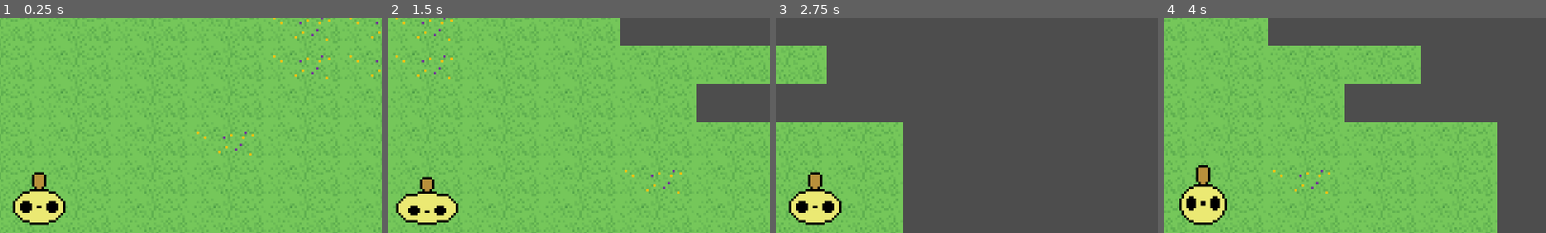
Above: before the commit, frames 1-4 (left to right).
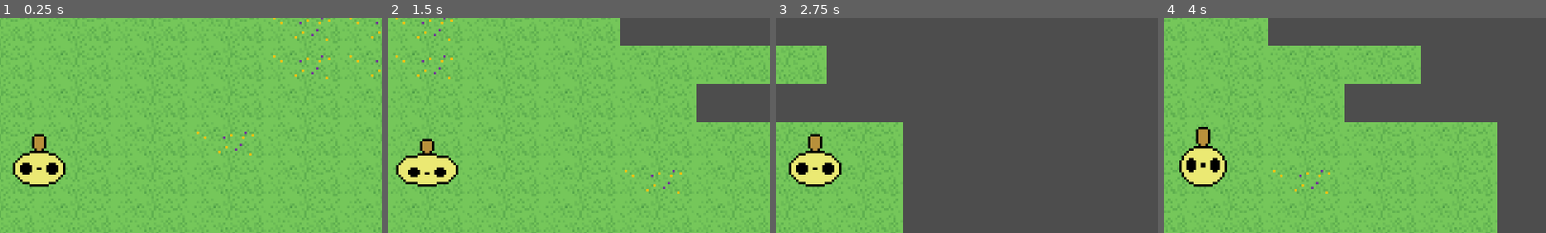
Above: after the commit, the same moments.

Repository: LeftTenant/CreamBun
Game: Godot game, scene res://world/world.tscn
Two runs of this game, one before a commit and one after it. Both use one fixed random seed, a clock stepped at 60 frames per second and the inputs below.
Inputs (mouse positions are % of the whole screen's width and height, from its top left):
- Up to frame 1 (0.25 s): no input
- Up to frame 2 (1.5 s): tap Enter at 0.5 s; move the mouse to (72, 45) at 0.52 s; hold D (move_right) 0.53-1.25 s; hold E (notebook_equip) 0.53-1.25 s; click (72, 45) at 0.67 s; drag from (30, 55) to (45, 70) at 1.27 s
- Up to frame 3 (2.75 s): move the mouse to (60, 28) at 2.02 s; hold D (move_right) from 2.03 s (still down); hold Page Down (notebook_page_prev) from 2.03 s (still down)
- Up to frame 4 (4 s): release D (move_right) at 2.75 s; release Page Down (notebook_page_prev) at 2.75 s; drag from (45, 70) to (20, 35) at 2.77 s; move the mouse to (80, 65) at 3.52 s; hold A (move_left) from 3.53 s (still down); hold T (notebook_throw) from 3.53 s (still down)
The pictures show only the part of the screen within x 45-95%, y 8-58%; the shares and areas given below are measured in that part.

The runs differ from the first frame. In frame 1, 4.0% of the frame differs, in the area x 3-18%, y 53-97%; in frame 2, 4.4%, in the area x 2-19%, y 56-97%; in frame 3, 4.0%; in frame 4, 4.1%.

Commit message:
World-collision slice 3: player ground anchor and collider fix
Replaces the player's CircleShape2D(radius=16) with a RectangleShape2D
(20x10) centred on the origin, and offsets the AnimatedSprite2D by
(0,-16) so the 32x32 frame sits above the feet-anchored origin per design
§10. Sets explicit collision_layer=player/collision_mask=world per §11's
layer table.

E2E verification found the placeholder sprite art's transparent padding
leaves ~5px of visible gap between the feet and the ground anchor even
with correct offset math; kept offset=-16 matching the design doc and
deferred the gap to real art replacement rather than fudging the number.

Diff:
--- a/player/player.tscn
+++ b/player/player.tscn
@@ -6,8 +6,8 @@
 [ext_resource type="Texture2D" uid="uid://doctkl43v5sr2" path="res://resources/sprites/player/walk forward creambun.png" id="4_g6k8r"]
 [ext_resource type="Texture2D" uid="uid://dmbywmxicv5oj" path="res://resources/sprites/player/walk side creambun.png" id="5_boad6"]
 
-[sub_resource type="CircleShape2D" id="CircleShape2D_1"]
-radius = 16.0
+[sub_resource type="RectangleShape2D" id="RectangleShape2D_1"]
+size = Vector2(20, 10)
 
 [sub_resource type="AtlasTexture" id="AtlasTexture_g1dw6"]
 atlas = ExtResource("2_rkbax")
@@ -250,14 +250,17 @@
 }]
 
 [node name="Player" type="CharacterBody2D" unique_id=403433154]
+collision_layer = 2
+collision_mask = 1
 script = ExtResource("1_player")
 
 [node name="CollisionShape2D" type="CollisionShape2D" parent="." unique_id=105470762]
-shape = SubResource("CircleShape2D_1")
+shape = SubResource("RectangleShape2D_1")
 
 [node name="Camera2D" type="Camera2D" parent="." unique_id=74936866]
 
 [node name="AnimatedSprite2D" type="AnimatedSprite2D" parent="." unique_id=1693060602]
+offset = Vector2(0, -16)
 sprite_frames = SubResource("SpriteFrames_boad6")
 animation = &"idle"
 autoplay = "idle"
--- a/tests/integration/player/test_player_scene.gd
+++ b/tests/integration/player/test_player_scene.gd
@@ -4,15 +4,27 @@
 ##
 ## This file mirrors the source location: player/ → tests/integration/player/.
 ##
-## Slice 4 concern: the Camera2D in player.tscn must NOT have
+## Slice 4 (pixel-art-purist) concern: the Camera2D in player.tscn must NOT have
 ## position_smoothing_enabled=true. The Slice 4 design relies on Godot's
 ## engine default of false (smoothing off). If any editor action or merge ever
 ## sets it explicitly to true in the .tscn, this test will catch the regression
 ## before the e2e shimmer check is needed.
 ##
+## Slice 3 concern: the player's ground anchor and collider. Node origin must
+## be the FEET (ground contact point), not the body centre — this is what
+## makes depth sorting (Node2D.y_sort_enabled keys off global_position.y) and
+## Solids collision line up correctly in later slices. Concretely: a RectangleShape2D
+## collider sized to the ground footprint, centred on the origin (unlike a
+## WorldProp, whose origin is its footprint's front edge — see design.md §8.1
+## vs §10); the AnimatedSprite2D offset upward so the 32x32 frame sits above
+## that origin; and collision_layer/mask restricted to "player" / "world" per
+## the named layers in project.godot's [layer_names] (design.md §11).
+##
 ## Design reference:
 ##   docs/refactors/pixel-art-purist-size-and-theme.md §7 Step 5
 ##   docs/features/pixel-art-purist/slice-4-pixel-perfect-stretch-snap-test-plan.md
+##   docs/features/world-collision/design.md §10 (player collider), §11 (layers)
+##   docs/features/world-collision/slice-3-player-collider-test-plan.md
 ##
 ## Requires GUT: https://github.com/bitwes/Gut
 ##
@@ -31,6 +43,57 @@
 # no autoloads need to be live.
 # https://docs.godotengine.org/en/stable/classes/class_packedscene.html
 const PLAYER_SCENE_PATH: String = "res://player/player.tscn"
+
+# Expected ground-footprint collider (design.md §10): a little under one tile
+# wide (32px) and one tile deep (16px), in the world's 2:1 foreshortening
+# ratio — sub-tile on purpose so the player can slip through a one-tile gap.
+const EXPECTED_COLLIDER_SIZE: Vector2 = Vector2(20.0, 10.0)
+
+# The AnimatedSprite2D's 32x32 frame must be offset upward so it sits above
+# the origin instead of straddling it (design.md §10 — "origin at the FEET").
+# -16 is half the sprite's 32x32 frame height, not a tile-depth measurement:
+# AnimatedSprite2D.centered defaults to true, so the frame is drawn straddling
+# its offset point; shifting by half the frame height moves the frame's top
+# to where the origin used to sit, leaving the origin (now the feet) at the
+# frame's bottom edge instead. It's a coincidence that -16 also equals the
+# world's 16px tile depth (design.md §10) — changing the tile depth would NOT
+# change this value, since it is derived from frame size, not tile geometry.
+const EXPECTED_SPRITE_OFFSET: Vector2 = Vector2(0.0, -16.0)
+
+# Physics layer bit values, per project.godot's [layer_names] section:
+#   2d_physics/layer_1="world"   -> bit 0 -> value 1
+#   2d_physics/layer_2="player"  -> bit 1 -> value 2
+# The player collides AS "player" and collides WITH "world" only
+# (design.md §11's collision layer/mask table).
+const WORLD_LAYER_BIT: int = 1
+const PLAYER_LAYER_BIT: int = 2
+
+# Instantiated fresh in before_each() so every test gets an isolated player
+# node, matching GUT's per-test isolation convention.
+var _player: CharacterBody2D = null
+
+
+func before_each() -> void:
+	# Load the scene as a PackedScene resource, then instantiate and add to
+	# the test's scene tree so _ready() runs. add_child_autofree ensures the
+	# node is freed after each test, preventing a node-leak warning in GUT.
+	# https://docs.godotengine.org/en/stable/classes/class_packedscene.html
+	# https://docs.godotengine.org/en/stable/classes/class_node.html#class-node-method-add-child
+	var packed: PackedScene = load(PLAYER_SCENE_PATH)
+	assert_not_null(packed, "player/player.tscn should load as a PackedScene")
+	if packed == null:
+		return
+
+	_player = packed.instantiate() as CharacterBody2D
+	assert_not_null(_player, "player.tscn's root must be a CharacterBody2D")
+	if _player == null:
+		return
+
+	add_child_autofree(_player)
+
+
+func after_each() -> void:
+	_player = null
 
 
 # ---------------------------------------------------------------------------
@@ -52,23 +115,12 @@
 	# If this test ever fails, the fix is a single scene property set:
 	#   Camera2D.position_smoothing_enabled = false (explicit, documented)
 	# That one-liner is not in scope for Slice 4 unless this test regresses.
-
-	# Load the scene as a PackedScene resource (does not add to tree).
-	var packed: PackedScene = load(PLAYER_SCENE_PATH)
-	assert_not_null(packed, "player/player.tscn should load as a PackedScene")
-	if packed == null:
-		return
-
-	# Instantiate and add to a temporary parent so _ready() can run safely.
-	# add_child_autofree ensures the node is freed when the test ends, preventing
-	# a node-leak warning in GUT.
-	# https://docs.godotengine.org/en/stable/classes/class_node.html#class-node-method-add-child
-	var player: Node = packed.instantiate()
-	add_child_autofree(player)
+	if _player == null:
+		return
 
 	# Locate the Camera2D child by name. The plan confirms it is a direct child
 	# of the Player root node named "Camera2D".
-	var camera: Camera2D = player.get_node_or_null("Camera2D") as Camera2D
+	var camera: Camera2D = _player.get_node_or_null("Camera2D") as Camera2D
 	assert_not_null(
 		camera,
 		"player.tscn must have a Camera2D child node named 'Camera2D'"
@@ -88,3 +140,143 @@
 			+ "explicitly to the Camera2D node in player.tscn."
 		)
 	)
+
+
+# ---------------------------------------------------------------------------
+# Ground anchor & collider (Slice 3)
+# ---------------------------------------------------------------------------
+
+func test_collision_shape_is_rectangle_sized_to_ground_footprint() -> void:
+	# The old CircleShape2D(radius=16) collided with the player's whole body,
+	# including their head — solid things live on the ground, so the collider
+	# must be a small rectangle approximating the player's footprint instead.
+	# See design.md §10 for why (20, 10) specifically (sub-tile, 2:1 ratio).
+	if _player == null:
+		return
+
+	var collision: CollisionShape2D = (
+		_player.get_node_or_null("CollisionShape2D") as CollisionShape2D
+	)
+	assert_not_null(
+		collision,
+		"player.tscn must have a CollisionShape2D child node"
+	)
+	if collision == null:
+		return
+
+	var shape: Shape2D = collision.shape
+	assert_true(
+		shape is RectangleShape2D,
+		(
+			"player.tscn's CollisionShape2D.shape must be a RectangleShape2D "
+			+ "(found %s). A CircleShape2D collides with the player's whole "
+			+ "body instead of just their feet — see design.md §10."
+		) % [shape]
+	)
+	if not (shape is RectangleShape2D):
+		return
+
+	assert_eq(
+		(shape as RectangleShape2D).size,
+		EXPECTED_COLLIDER_SIZE,
+		(
+			"player.tscn's RectangleShape2D.size must be %s — "
+			+ "a little under one tile wide and one tile deep, in the "
+			+ "world's 2:1 foreshortening ratio (design.md §10)."
+		) % [EXPECTED_COLLIDER_SIZE]
+	)
+
+
+func test_collision_shape_centred_on_player_origin() -> void:
+	# Unlike a WorldProp (whose origin is its footprint's front edge, §8.1),
+	# the player moves freely rather than snapping to a grid, so "front edge"
+	# isn't a meaningful anchor — the collider stays centred on the origin
+	# (design.md §10, "Why centred on the origin, not offset like props").
+	if _player == null:
+		return
+
+	var collision: CollisionShape2D = (
+		_player.get_node_or_null("CollisionShape2D") as CollisionShape2D
+	)
+	assert_not_null(
+		collision,
+		"player.tscn must have a CollisionShape2D child node"
+	)
+	if collision == null:
+		return
+
+	assert_eq(
+		collision.position,
+		Vector2.ZERO,
+		(
+			"player.tscn's CollisionShape2D.position must be Vector2(0, 0) — "
+			+ "centred on the player's origin, not offset like a WorldProp "
+			+ "(design.md §10)."
+		)
+	)
+
+
+func test_animated_sprite_offset_places_frame_above_ground_anchor() -> void:
+	# The node origin is now the ground anchor (the feet). The 32x32 sprite
+	# frame must be pushed upward from it so Cream Bun's feet — not their
+	# midriff — sit at the origin (design.md §10, §9 rule 3/4).
+	if _player == null:
+		return
+
+	var sprite: AnimatedSprite2D = (
+		_player.get_node_or_null("AnimatedSprite2D") as AnimatedSprite2D
+	)
+	assert_not_null(
+		sprite,
+		"player.tscn must have an AnimatedSprite2D child node"
+	)
+	if sprite == null:
+		return
+
+	assert_eq(
+		sprite.offset,
+		EXPECTED_SPRITE_OFFSET,
+		(
+			"player.tscn's AnimatedSprite2D.offset must be %s so the 32x32 "
+			+ "frame sits above the origin instead of straddling it "
+			+ "(design.md §10)."
+		) % [EXPECTED_SPRITE_OFFSET]
+	)
+
+
+func test_collision_layer_is_player_only() -> void:
+	# The player must declare itself on the "player" layer (project.godot
+	# [layer_names] layer_2) and nothing else, so other player-layer bodies
+	# (there are none yet, but the layer exists for future use) can find it
+	# without also picking up "world" or "interactable" traffic
+	# (design.md §11).
+	if _player == null:
+		return
+
+	assert_eq(
+		_player.collision_layer,
+		PLAYER_LAYER_BIT,
+		(
+			"Player's collision_layer must be exactly the 'player' layer "
+			+ "(value %d per project.godot's [layer_names]), not the "
+			+ "engine default of layer 1 ('world') or any other combination."
+		) % [PLAYER_LAYER_BIT]
+	)
+
+
+func test_collision_mask_is_world_only() -> void:
+	# The player must collide WITH "world" (solid terrain + props) only — not
+	# with "interactable" Area2D triggers, which detect the player rather than
+	# physically block it (design.md §11's collision layer/mask table).
+	if _player == null:
+		return
+
+	assert_eq(
+		_player.collision_mask,
+		WORLD_LAYER_BIT,
+		(
+			"Player's collision_mask must be exactly the 'world' layer "
+			+ "(value %d per project.godot's [layer_names]), so the player "
+			+ "collides with solid terrain and props and nothing else."
+		) % [WORLD_LAYER_BIT]
+	)
Binary file added: tests/e2e/world-collision/screenshots/player_feet_anchor_step_01_idle.png
Not shown, changed: .claude/agent-memory/code-reviewer/MEMORY.md
Not shown, added: .claude/agent-memory/code-reviewer/gotcha_tscn_default_valued_props.md
Not shown, added: .claude/agent-memory/code-reviewer/reference_player_sprite_geometry.md
Not shown, changed: .claude/agent-memory/godot-coder/MEMORY.md
Not shown, added: .claude/agent-memory/godot-coder/reference_collision_layer_mask_explicit_defaults.md
Not shown, added: docs/features/world-collision/slice-3-player-collider-test-plan.md
Not shown, added: tests/e2e/world-collision/player_feet_anchor_baseline.md
